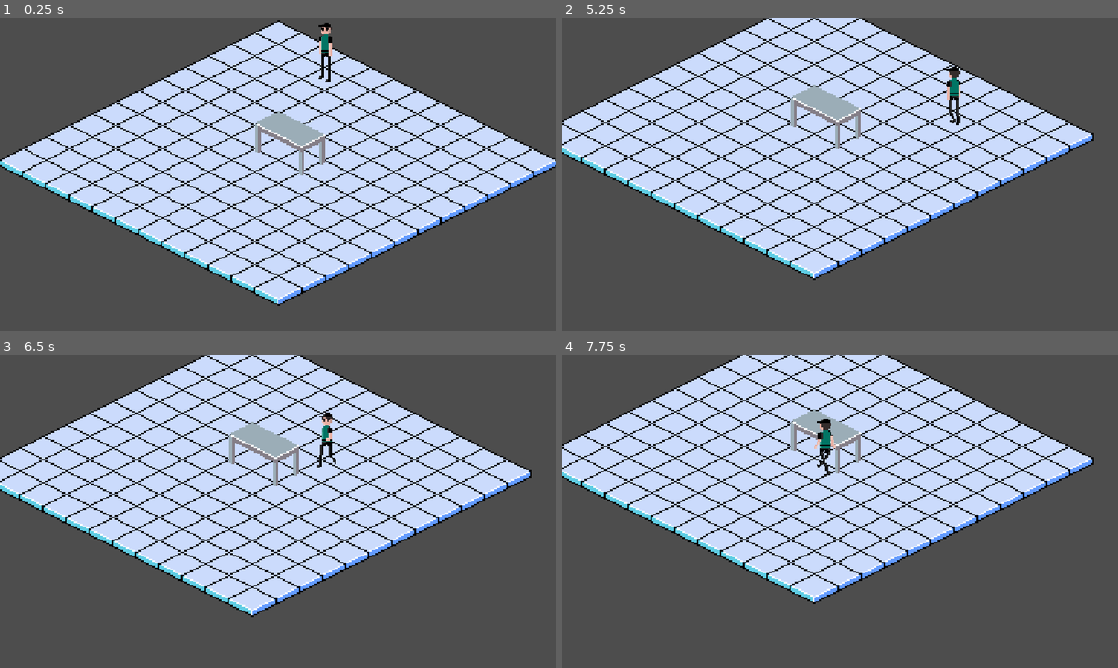
Above: before the commit, frames 1-4 (two rows, left to right).
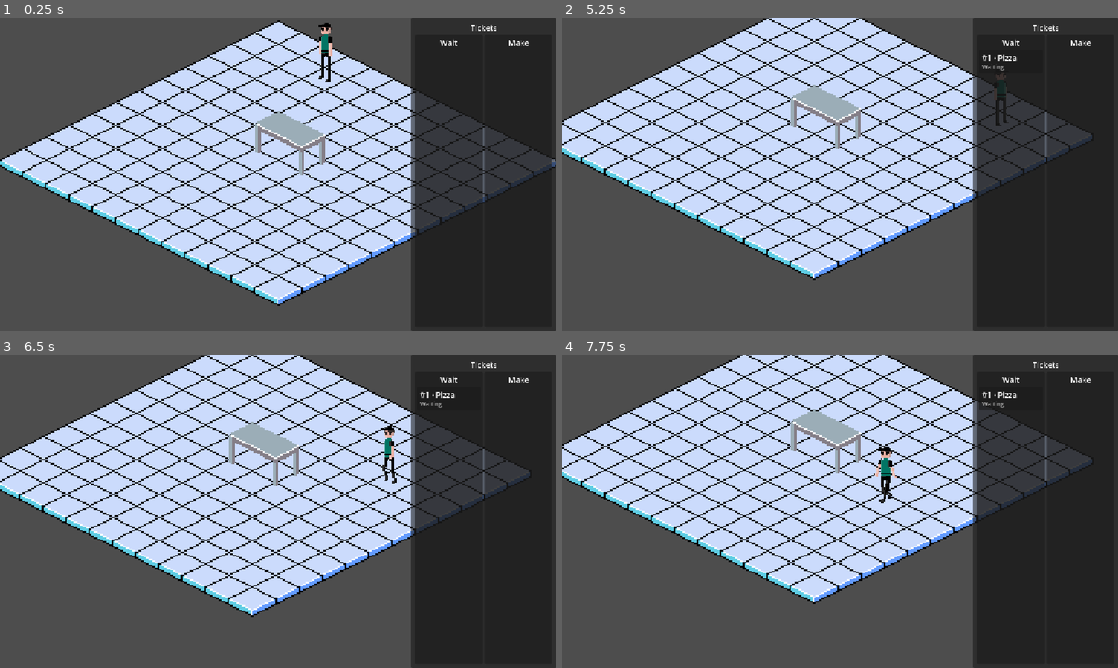
Above: after the commit, the same moments.

Repository: Evil-As-Shit/P-Za
Game: Godot game, scene res://scenes/world/world.tscn
The game is run twice, just before and just after one commit, with the same random seed, the same clock (stepped at 60 frames per second) and the same inputs.
Inputs (mouse positions are in pixels of both pictures, inside the frame that each line leads up to):
- Up to frame 1 (0.25 s): no input
- Up to frame 2 (5.25 s): tap Enter at 0.5 s; move the mouse to (962, 158) at 0.52 s; tap S (camera_pan_down) at 0.6, 3.6 s; click (962, 158) at 0.67 s; tap Space at 1.25 s; drag from (728, 190) to (812, 237) at 1.27 s; move the mouse to (895, 105) at 2.02 s; tap D (camera_pan_right) at 2.1, 5.1 s; click (895, 105) at 2.17 s; drag from (812, 237) to (673, 127) at 2.77 s; move the mouse to (1006, 221) at 3.52 s; click (1006, 221) at 3.67 s; tap J (debug_queue_job) at 4.15 s; drag from (673, 127) to (756, 96) at 4.27 s; move the mouse to (867, 174) at 5.02 s; click (867, 174) at 5.17 s
- Up to frame 3 (6.5 s): drag from (194, 433) to (166, 527) at 5.77 s
- Up to frame 4 (7.75 s): move the mouse to (962, 495) at 6.52 s; tap S (camera_pan_down) at 6.6 s; click (962, 495) at 6.67 s; drag from (728, 527) to (812, 574) at 7.27 s

The runs differ from the first frame. In frame 1, 25% of the frame differs, in the area x 73-100%, y 0-100%; in frame 2, 26%; in frame 3, 26%; in frame 4, 26%, in the area x 45-100%, y 0-100%.

Commit message:
Add ticket rack with Wait/Make HUD
- Recipe resource (ordered task steps); plain pizza = one assembly step
- Ticket and TicketRack: Wait/Make sections, pawns take Make jobs in order
- Pulling an in-progress ticket to Wait drops the job, keeping its progress
- Stations are reserved so one pawn works each at a time
- Rack HUD panel with drag-and-drop between and within columns
- J now prints a ticket into Wait; JobBoard removed (rack supplies jobs)
- GDD: record rack decisions

Diff:
--- /dev/null
+++ b/resources/recipes/plain_pizza.tres
@@ -0,0 +1,10 @@
+[gd_resource type="Resource" script_class="Recipe" format=3]
+
+[ext_resource type="Script" path="res://scripts/menu/recipe.gd" id="1_recipe"]
+[ext_resource type="Script" path="res://scripts/tasks/task_type.gd" id="2_task_type"]
+[ext_resource type="Resource" path="res://resources/tasks/assembly.tres" id="3_assembly"]
+
+[resource]
+script = ExtResource("1_recipe")
+display_name = "Pizza"
+steps = Array[ExtResource("2_task_type")]([ExtResource("3_assembly")])
--- /dev/null
+++ b/scenes/ui/ticket_card.tscn
@@ -0,0 +1,32 @@
+[gd_scene format=3]
+
+[ext_resource type="Script" path="res://scripts/ui/ticket_card.gd" id="1_card"]
+
+[node name="TicketCard" type="PanelContainer"]
+mouse_default_cursor_shape = 6
+script = ExtResource("1_card")
+
+[node name="Margin" type="MarginContainer" parent="."]
+layout_mode = 2
+mouse_filter = 2
+theme_override_constants/margin_left = 6
+theme_override_constants/margin_top = 4
+theme_override_constants/margin_right = 6
+theme_override_constants/margin_bottom = 4
+
+[node name="Lines" type="VBoxContainer" parent="Margin"]
+layout_mode = 2
+mouse_filter = 2
+theme_override_constants/separation = 0
+
+[node name="Title" type="Label" parent="Margin/Lines"]
+unique_name_in_owner = true
+layout_mode = 2
+text = "#1 · Pizza"
+
+[node name="Status" type="Label" parent="Margin/Lines"]
+unique_name_in_owner = true
+modulate = Color(1, 1, 1, 0.65)
+layout_mode = 2
+theme_override_font_sizes/font_size = 12
+text = "Waiting"
--- /dev/null
+++ b/scenes/ui/ticket_column.tscn
@@ -0,0 +1,28 @@
+[gd_scene format=3]
+
+[ext_resource type="Script" path="res://scripts/ui/ticket_column.gd" id="1_column"]
+
+[node name="TicketColumn" type="PanelContainer"]
+size_flags_horizontal = 3
+size_flags_vertical = 3
+script = ExtResource("1_column")
+
+[node name="Margin" type="MarginContainer" parent="."]
+layout_mode = 2
+theme_override_constants/margin_left = 4
+theme_override_constants/margin_top = 4
+theme_override_constants/margin_right = 4
+theme_override_constants/margin_bottom = 4
+
+[node name="Lines" type="VBoxContainer" parent="Margin"]
+layout_mode = 2
+
+[node name="Header" type="Label" parent="Margin/Lines"]
+unique_name_in_owner = true
+layout_mode = 2
+horizontal_alignment = 1
+
+[node name="Cards" type="VBoxContainer" parent="Margin/Lines"]
+unique_name_in_owner = true
+layout_mode = 2
+size_flags_vertical = 3
--- /dev/null
+++ b/scenes/ui/ticket_rack_panel.tscn
@@ -0,0 +1,44 @@
+[gd_scene format=3]
+
+[ext_resource type="Script" path="res://scripts/ui/ticket_rack_panel.gd" id="1_panel"]
+[ext_resource type="PackedScene" path="res://scenes/ui/ticket_column.tscn" id="2_column"]
+
+[node name="TicketRackPanel" type="PanelContainer"]
+anchors_preset = 11
+anchor_left = 1.0
+anchor_right = 1.0
+anchor_bottom = 1.0
+offset_left = -300.0
+grow_horizontal = 0
+grow_vertical = 2
+script = ExtResource("1_panel")
+
+[node name="Margin" type="MarginContainer" parent="."]
+layout_mode = 2
+theme_override_constants/margin_left = 8
+theme_override_constants/margin_top = 8
+theme_override_constants/margin_right = 8
+theme_override_constants/margin_bottom = 8
+
+[node name="Lines" type="VBoxContainer" parent="Margin"]
+layout_mode = 2
+
+[node name="Title" type="Label" parent="Margin/Lines"]
+layout_mode = 2
+text = "Tickets"
+horizontal_alignment = 1
+
+[node name="Columns" type="HBoxContainer" parent="Margin/Lines"]
+layout_mode = 2
+size_flags_vertical = 3
+
+[node name="WaitColumn" parent="Margin/Lines/Columns" instance=ExtResource("2_column")]
+unique_name_in_owner = true
+layout_mode = 2
+title = "Wait"
+
+[node name="MakeColumn" parent="Margin/Lines/Columns" instance=ExtResource("2_column")]
+unique_name_in_owner = true
+layout_mode = 2
+section = 1
+title = "Make"
--- a/scenes/world/world.tscn
+++ b/scenes/world/world.tscn
@@ -6,10 +6,13 @@
 [ext_resource type="Script" path="res://scripts/world/shop_camera.gd" id="4_camera"]
 [ext_resource type="PackedScene" path="res://scenes/stations/station.tscn" id="5_station"]
 [ext_resource type="Resource" path="res://resources/stations/assembly_table.tres" id="6_assembly"]
-[ext_resource type="Script" path="res://scripts/tasks/job_board.gd" id="7_job_board"]
+[ext_resource type="Script" path="res://scripts/tickets/ticket_rack.gd" id="7_rack"]
+[ext_resource type="Resource" path="res://resources/recipes/plain_pizza.tres" id="8_pizza"]
+[ext_resource type="PackedScene" path="res://scenes/ui/ticket_rack_panel.tscn" id="9_rack_panel"]
 
 [node name="World" type="Node2D"]
 script = ExtResource("1_world")
+debug_recipe = ExtResource("8_pizza")
 
 [node name="ShopFloor" parent="." instance=ExtResource("2_floor")]
 
@@ -25,5 +28,9 @@
 [node name="ShopCamera" type="Camera2D" parent="."]
 script = ExtResource("4_camera")
 
-[node name="JobBoard" type="Node" parent="."]
-script = ExtResource("7_job_board")
+[node name="TicketRack" type="Node" parent="."]
+script = ExtResource("7_rack")
+
+[node name="Hud" type="CanvasLayer" parent="."]
+
+[node name="TicketRackPanel" parent="Hud" instance=ExtResource("9_rack_panel")]
--- /dev/null
+++ b/scripts/menu/recipe.gd
@@ -0,0 +1,7 @@
+class_name Recipe
+extends Resource
+## Something on the menu, made by working its steps in order.
+
+@export var display_name: String
+## Tasks to perform, in order (e.g. assembly, then oven).
+@export var steps: Array[TaskType] = []
--- a/scripts/pawns/pawn.gd
+++ b/scripts/pawns/pawn.gd
@@ -50,6 +50,18 @@
 	_work_target = work_target
 	_path = path
 	_state = State.WALKING_TO_JOB
+
+
+## Stops walking to or working the current job and returns it, progress intact.
+func drop_job() -> Job:
+	var job: Job = _job
+	_job = null
+	_path.clear()
+	_state = State.IDLE
+	_play_idle()
+	if job != null:
+		job.claimed_by = null
+	return job
 
 
 func has_job() -> bool:
--- a/scripts/stations/station.gd
+++ b/scripts/stations/station.gd
@@ -1,6 +1,6 @@
 class_name Station
 extends Node2D
-## A piece of kitchen equipment placed on the floor grid. Creates jobs for its task type.
+## A piece of kitchen equipment placed on the floor grid. One pawn works it at a time.
 
 @export var data: StationData
 ## Origin cell on the floor grid.
@@ -10,6 +10,7 @@
 
 var _footprint: Array[Vector2i] = []
 var _work_target: Vector2 = Vector2.ZERO
+var _reserved: bool = false
 
 @onready var _sprite: Sprite2D = $Sprite
 
@@ -42,8 +43,21 @@
 		_sprite.global_position = Vector2(left, bottom - texture.get_height())
 
 
-func create_job() -> Job:
-	return Job.new(data.task_type, self)
+func get_task_type() -> TaskType:
+	return data.task_type
+
+
+func is_reserved() -> bool:
+	return _reserved
+
+
+## Claims the station for one pawn's job. Call release() when the job ends or is dropped.
+func reserve() -> void:
+	_reserved = true
+
+
+func release() -> void:
+	_reserved = false
 
 
 func get_footprint_cells() -> Array[Vector2i]:
--- a/scripts/tasks/job.gd
+++ b/scripts/tasks/job.gd
@@ -1,18 +1,21 @@
 class_name Job
 extends RefCounted
-## One unit of work at a station, claimed and worked by a single pawn.
+## One step of a ticket, claimed and worked by a single pawn at one station.
+## Progress is kept if the job is dropped and picked up again later.
 
 signal completed
 
 var task_type: TaskType
-var station: Station
+var ticket: Ticket
+## Station reserved for this job while it is claimed.
+var station: Station = null
 var claimed_by: Pawn = null
 var work_done: float = 0.0
 
 
-func _init(p_task_type: TaskType, p_station: Station) -> void:
+func _init(p_task_type: TaskType, p_ticket: Ticket) -> void:
 	task_type = p_task_type
-	station = p_station
+	ticket = p_ticket
 
 
 func get_work_required() -> float:
--- a/scripts/tasks/job_board.gd
+++ /dev/null
@@ -1,29 +0,0 @@
-class_name JobBoard
-extends Node
-## Queue of open jobs, oldest first. Per-pawn work priorities will plug in here later.
-
-signal job_posted(job: Job)
-
-var _open_jobs: Array[Job] = []
-
-
-func post(job: Job) -> void:
-	_open_jobs.append(job)
-	job_posted.emit(job)
-
-
-## Removes and returns the oldest open job, or null if there are none.
-func claim_next() -> Job:
-	if _open_jobs.is_empty():
-		return null
-	return _open_jobs.pop_front()
-
-
-## Puts a claimed job back at the front of the queue (e.g. its station was unreachable).
-func return_job(job: Job) -> void:
-	job.claimed_by = null
-	_open_jobs.push_front(job)
-
-
-func get_open_count() -> int:
-	return _open_jobs.size()
--- /dev/null
+++ b/scripts/tickets/ticket.gd
@@ -0,0 +1,40 @@
+class_name Ticket
+extends RefCounted
+## A printed order on the rack. Works through its recipe one step (job) at a time.
+
+enum Section { WAIT, MAKE }
+
+var order_number: int
+var recipe: Recipe
+var section: Section = Section.WAIT
+var step_index: int = 0
+## Job for the current step, or null once every step is done.
+var current_job: Job = null
+
+
+func _init(p_order_number: int, p_recipe: Recipe) -> void:
+	order_number = p_order_number
+	recipe = p_recipe
+	_start_current_step()
+
+
+func is_complete() -> bool:
+	return step_index >= recipe.steps.size()
+
+
+func is_in_progress() -> bool:
+	return current_job != null and current_job.claimed_by != null
+
+
+## Moves on to the next recipe step after the current job is finished.
+func advance() -> void:
+	step_index += 1
+	_start_current_step()
+
+
+func get_title() -> String:
+	return "#%d · %s" % [order_number, recipe.display_name]
+
+
+func _start_current_step() -> void:
+	current_job = null if is_complete() else Job.new(recipe.steps[step_index], self)
--- /dev/null
+++ b/scripts/tickets/ticket_rack.gd
@@ -0,0 +1,78 @@
+class_name TicketRack
+extends Node
+## The ticket rack: printed tickets in two ordered sections, Wait and Make.
+## Pawns only work Make tickets, top to bottom.
+
+## Anything about the rack changed (for the HUD).
+signal changed
+## The set or order of workable jobs changed; idle pawns should look for work.
+signal jobs_changed
+## A ticket's job was being worked when the ticket left Make.
+signal job_withdrawn(job: Job)
+signal ticket_completed(ticket: Ticket)
+
+var _wait: Array[Ticket] = []
+var _make: Array[Ticket] = []
+var _next_order_number: int = 1
+
+
+func print_ticket(recipe: Recipe) -> Ticket:
+	var ticket := Ticket.new(_next_order_number, recipe)
+	_next_order_number += 1
+	_wait.append(ticket)
+	changed.emit()
+	return ticket
+
+
+## Moves a ticket to `index` in `section` (index counted before the ticket is removed).
+func move_ticket(ticket: Ticket, section: Ticket.Section, index: int) -> void:
+	var from_list: Array[Ticket] = _list(ticket.section)
+	var old_index: int = from_list.find(ticket)
+	if old_index == -1:
+		return
+	from_list.remove_at(old_index)
+
+	var to_list: Array[Ticket] = _list(section)
+	if section == ticket.section and index > old_index:
+		index -= 1
+	to_list.insert(clampi(index, 0, to_list.size()), ticket)
+
+	var pulled_from_make: bool = ticket.section == Ticket.Section.MAKE and section == Ticket.Section.WAIT
+	ticket.section = section
+	if pulled_from_make and ticket.is_in_progress():
+		job_withdrawn.emit(ticket.current_job)
+	changed.emit()
+	jobs_changed.emit()
+
+
+func get_tickets(section: Ticket.Section) -> Array[Ticket]:
+	return _list(section).duplicate()
+
+
+## Unclaimed jobs from Make tickets, in rack order.
+func get_open_jobs() -> Array[Job]:
+	var jobs: Array[Job] = []
+	for ticket: Ticket in _make:
+		if ticket.current_job != null and ticket.current_job.claimed_by == null:
+			jobs.append(ticket.current_job)
+	return jobs
+
+
+## Call when a ticket's job finishes. Completed tickets leave the rack.
+func complete_job(job: Job) -> void:
+	var ticket: Ticket = job.ticket
+	ticket.advance()
+	if ticket.is_complete():
+		_list(ticket.section).erase(ticket)
+		ticket_completed.emit(ticket)
+	changed.emit()
+	jobs_changed.emit()
+
+
+## Call when a job is claimed or released, so the HUD can update ticket status.
+func notify_job_state_changed() -> void:
+	changed.emit()
+
+
+func _list(section: Ticket.Section) -> Array[Ticket]:
+	return _wait if section == Ticket.Section.WAIT else _make
--- /dev/null
+++ b/scripts/ui/ticket_card.gd
@@ -0,0 +1,14 @@
+class_name TicketCard
+extends PanelContainer
+## One ticket as shown on the rack HUD.
+
+var ticket: Ticket = null
+
+@onready var _title: Label = %Title
+@onready var _status: Label = %Status
+
+
+func show_ticket(p_ticket: Ticket) -> void:
+	ticket = p_ticket
+	_title.text = ticket.get_title()
+	_status.text = "In progress" if ticket.is_in_progress() else "Waiting"
--- /dev/null
+++ b/scripts/ui/ticket_column.gd
@@ -0,0 +1,70 @@
+class_name TicketColumn
+extends PanelContainer
+## One rack section (Wait or Make). Tickets can be dragged within and between columns.
+## Drops are reported with ticket_dropped; the column never changes the rack itself.
+
+signal ticket_dropped(ticket: Ticket, section: Ticket.Section, index: int)
+
+const TICKET_CARD_SCENE: PackedScene = preload("res://scenes/ui/ticket_card.tscn")
+
+@export var section: Ticket.Section = Ticket.Section.WAIT
+@export var title: String = ""
+
+@onready var _header: Label = %Header
+@onready var _cards: VBoxContainer = %Cards
+
+
+func _ready() -> void:
+	_header.text = title
+
+
+func show_tickets(tickets: Array[Ticket]) -> void:
+	for child: Node in _cards.get_children():
+		_cards.remove_child(child)
+		child.queue_free()
+	for ticket: Ticket in tickets:
+		var card := TICKET_CARD_SCENE.instantiate() as TicketCard
+		_cards.add_child(card)
+		card.show_ticket(ticket)
+		card.set_drag_forwarding(
+			_get_card_drag_data.bind(card),
+			_can_drop_on_card.bind(card),
+			_drop_on_card.bind(card)
+		)
+
+
+func _can_drop_data(_at_position: Vector2, data: Variant) -> bool:
+	return data is Dictionary and (data as Dictionary).get("ticket") is Ticket
+
+
+func _drop_data(at_position: Vector2, data: Variant) -> void:
+	_drop_at_global_y(get_global_rect().position.y + at_position.y, data)
+
+
+func _get_card_drag_data(_at_position: Vector2, card: TicketCard) -> Variant:
+	var preview := Label.new()
+	preview.text = card.ticket.get_title()
+	set_drag_preview(preview)
+	return {"ticket": card.ticket}
+
+
+func _can_drop_on_card(at_position: Vector2, data: Variant, _card: TicketCard) -> bool:
+	return _can_drop_data(at_position, data)
+
+
+func _drop_on_card(at_position: Vector2, data: Variant, card: TicketCard) -> void:
+	_drop_at_global_y(card.get_global_rect().position.y + at_position.y, data)
+
+
+func _drop_at_global_y(global_y: float, data: Variant) -> void:
+	var ticket: Ticket = (data as Dictionary)["ticket"]
+	ticket_dropped.emit(ticket, section, _index_at_global_y(global_y))
+
+
+## Number of cards whose midpoint is above the drop point.
+func _index_at_global_y(global_y: float) -> int:
+	var index: int = 0
+	for card: Control in _cards.get_children():
+		if card.get_global_rect().get_center().y < global_y:
+			index += 1
+	return index
--- /dev/null
+++ b/scripts/ui/ticket_rack_panel.gd
@@ -0,0 +1,18 @@
+class_name TicketRackPanel
+extends PanelContainer
+## HUD view of the ticket rack. Shows both sections and reports drag-and-drop moves.
+
+signal move_requested(ticket: Ticket, section: Ticket.Section, index: int)
+
+@onready var _wait_column: TicketColumn = %WaitColumn
+@onready var _make_column: TicketColumn = %MakeColumn
+
+
+func _ready() -> void:
+	_wait_column.ticket_dropped.connect(move_requested.emit)
+	_make_column.ticket_dropped.connect(move_requested.emit)
+
+
+func show_rack(wait_tickets: Array[Ticket], make_tickets: Array[Ticket]) -> void:
+	_wait_column.show_tickets(wait_tickets)
+	_make_column.show_tickets(make_tickets)
--- a/scripts/world/world.gd
+++ b/scripts/world/world.gd
@@ -1,7 +1,9 @@
 extends Node2D
-## Prototype shop scene. Wires the floor, stations, job board and pawns together.
-## Pawns take open jobs first; with nothing to do they wander between random cells.
+## Prototype shop scene. Wires the floor, stations, ticket rack, HUD and pawns together.
+## Idle pawns take the first workable Make ticket; with nothing to do they wander.
 
+## Recipe printed by the debug hotkey until customers exist.
+@export var debug_recipe: Recipe
 @export var idle_time_min: float = 0.5
 @export var idle_time_max: float = 2.0
 
@@ -11,7 +13,8 @@
 @onready var _floor: ShopFloor = $ShopFloor
 @onready var _entities: Node2D = $Entities
 @onready var _camera: ShopCamera = $ShopCamera
-@onready var _job_board: JobBoard = $JobBoard
+@onready var _rack: TicketRack = $TicketRack
+@onready var _rack_panel: TicketRackPanel = $Hud/TicketRackPanel
 
 
 func _ready() -> void:
@@ -22,15 +25,21 @@
 	for child: Node in _entities.get_children():
 		if child is Pawn:
 			_setup_pawn(child as Pawn)
-	_job_board.job_posted.connect(_on_job_posted)
+
+	_rack.changed.connect(_on_rack_changed)
+	_rack.jobs_changed.connect(_on_rack_jobs_changed)
+	_rack.job_withdrawn.connect(_on_rack_job_withdrawn)
+	_rack.ticket_completed.connect(_on_rack_ticket_completed)
+	_rack_panel.move_requested.connect(_rack.move_ticket)
+	_on_rack_changed()
+
 	for pawn: Pawn in _pawns:
-		_give_work_or_wander(pawn)
+		_wait_then_wander(pawn)
 
 
 func _unhandled_input(event: InputEvent) -> void:
 	if event.is_action_pressed(&"debug_queue_job"):
-		for station: Station in _stations:
-			_job_board.post(station.create_job())
+		_rack.print_ticket(debug_recipe)
 		get_viewport().set_input_as_handled()
 
 
@@ -48,21 +57,35 @@
 	_pawns.append(pawn)
 
 
-func _give_work_or_wander(pawn: Pawn) -> void:
+## Gives the pawn the first open job it can reach a free station for. Returns false if none.
+func _try_assign_work(pawn: Pawn) -> bool:
 	if pawn.has_job():
-		return
-	var job: Job = _job_board.claim_next()
-	if job == null:
+		return true
+	var from_cell: Vector2i = _floor.global_to_cell(pawn.global_position)
+	for job: Job in _rack.get_open_jobs():
+		for station: Station in _stations:
+			if station.is_reserved() or station.get_task_type() != job.task_type:
+				continue
+			var path: PackedVector2Array = _floor.get_path_points(from_cell, station.get_work_cell())
+			if path.is_empty():
+				continue
+			station.reserve()
+			job.station = station
+			pawn.assign_job(job, path, station.get_work_target())
+			_rack.notify_job_state_changed()
+			return true
+	return false
+
+
+func _work_or_wander(pawn: Pawn) -> void:
+	if not _try_assign_work(pawn):
 		_wait_then_wander(pawn)
-		return
-	var from_cell: Vector2i = _floor.global_to_cell(pawn.global_position)
-	var path: PackedVector2Array = _floor.get_path_points(from_cell, job.station.get_work_cell())
-	if path.is_empty():
-		push_warning("No path to %s's work spot." % job.station.data.display_name)
-		_job_board.return_job(job)
-		_wait_then_wander(pawn)
-		return
-	pawn.assign_job(job, path, job.station.get_work_target())
+
+
+func _release_station(job: Job) -> void:
+	if job.station != null:
+		job.station.release()
+		job.station = null
 
 
 func _send_to_random_cell(pawn: Pawn) -> void:
@@ -83,18 +106,35 @@
 	get_tree().create_timer(wait).timeout.connect(_send_to_random_cell.bind(pawn))
 
 
-func _on_job_posted(job: Job) -> void:
-	print("Job queued: %s (%d open)" % [job.task_type.display_name, _job_board.get_open_count()])
+func _on_rack_changed() -> void:
+	_rack_panel.show_rack(
+		_rack.get_tickets(Ticket.Section.WAIT), _rack.get_tickets(Ticket.Section.MAKE)
+	)
+
+
+func _on_rack_jobs_changed() -> void:
 	for pawn: Pawn in _pawns:
-		if not pawn.has_job():
-			_give_work_or_wander(pawn)
-			return
+		_try_assign_work(pawn)
+
+
+func _on_rack_job_withdrawn(job: Job) -> void:
+	var pawn: Pawn = job.claimed_by
+	pawn.drop_job()
+	_release_station(job)
+	_rack.notify_job_state_changed()
+	_work_or_wander(pawn)
+
+
+func _on_rack_ticket_completed(ticket: Ticket) -> void:
+	print("Ticket %s complete" % ticket.get_title())
 
 
 func _on_pawn_path_finished(pawn: Pawn) -> void:
-	_give_work_or_wander(pawn)
+	_work_or_wander(pawn)
 
 
 func _on_pawn_job_finished(job: Job, pawn: Pawn) -> void:
-	print("%s done (%d open)" % [job.task_type.display_name, _job_board.get_open_count()])
-	_give_work_or_wander(pawn)
+	_release_station(job)
+	_rack.complete_job(job)
+	if not pawn.has_job():
+		_work_or_wander(pawn)
Not shown, added: scripts/menu/recipe.gd.uid
Not shown, removed: scripts/tasks/job_board.gd.uid
Not shown, added: scripts/tickets/ticket.gd.uid
Not shown, added: scripts/tickets/ticket_rack.gd.uid
Not shown, added: scripts/ui/ticket_card.gd.uid
Not shown, added: scripts/ui/ticket_column.gd.uid
Not shown, added: scripts/ui/ticket_rack_panel.gd.uid
Not shown, changed: GDD.md
